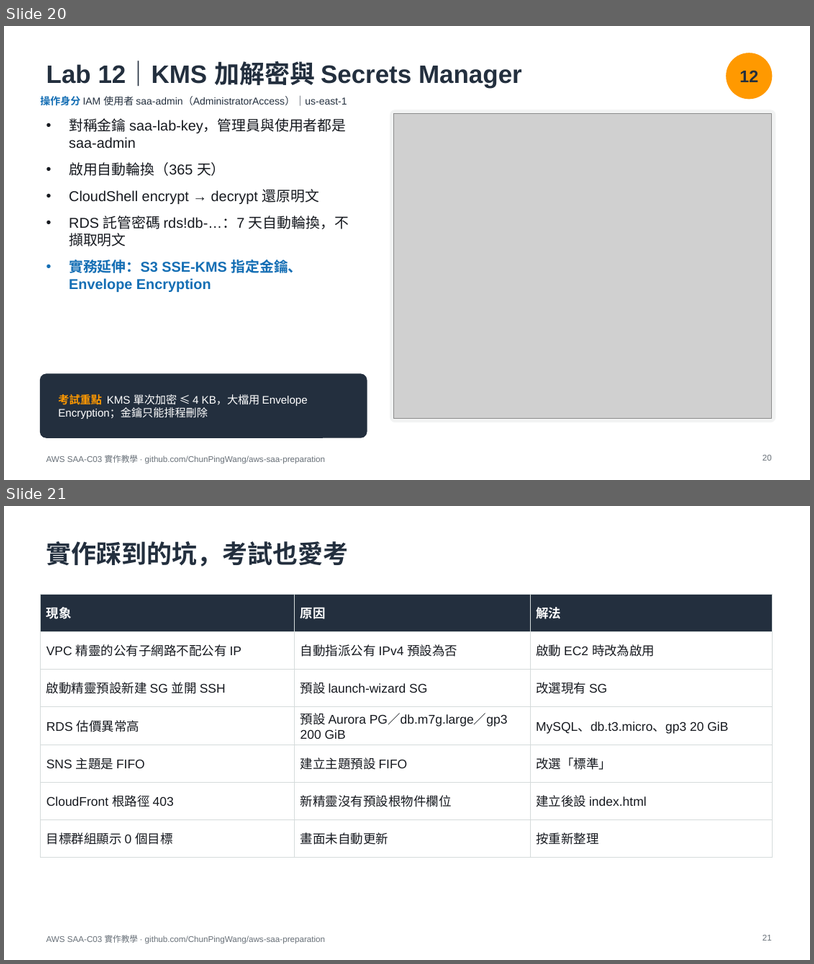
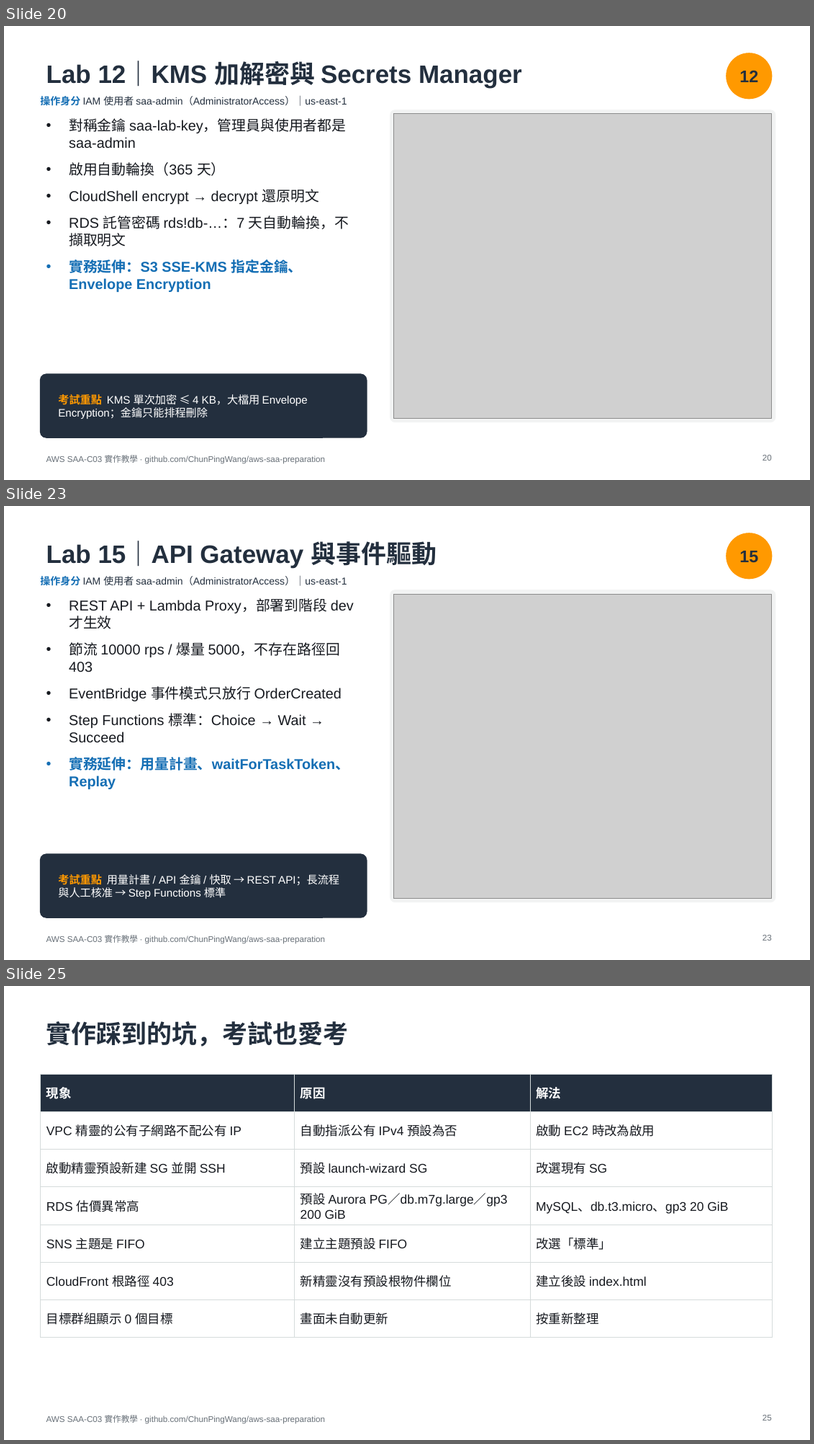
Before and after one commit to ChunPingWang/aws-saa-preparation, a slide deck: slides/aws-saa-c03-hands-on.pptx. Shown one above the other, each under a label of ours: slides 20 and 21 before the commit, slides 20, 23 and 25 after it; the slides between them are not shown. The pictures are 814x964 and 814x1444 pixels, drawn with LibreOffice and Linux fonts; fonts in the diff are those of the drawing; grey boxes stand for pictures. Boxes give left, top, right and bottom in pixels: in the first picture for what was removed or moved away, otherwise in the second. Text is boxed around its words. In the diff, an @@ line names an element or a change of style, - is before the commit and + after.

```diff
--- a/slides/aws-saa-c03-hands-on.pptx
+++ b/slides/aws-saa-c03-hands-on.pptx
@@ slide 23 added at bbox=[4, 506, 810, 960], background #FFFFFF; not listed: 1 template element that a slide beside it also shows @@
@@ title added at bbox=[46, 541, 437, 567], 30 pt, text #232F3E, bold @@
+Lab 15｜API Gateway 與事件驅動
@@ ellipse added at bbox=[727, 533, 772, 579], fill #FF9900, outline #FF9900 1 pt @@
@@ text added at bbox=[740, 551, 759, 563], 20 pt, text #232F3E, bold @@
+15
@@ text added at bbox=[40, 576, 347, 586], 12 pt, text #232F3E @@
+操作身分 IAM 使用者 saa-admin（AdministratorAccess）｜us-east-1
@@ rounded rectangle added at bbox=[391, 590, 776, 901], fill #F2F3F3, outline #F2F3F3 1 pt @@
@@ text added at bbox=[69, 600, 354, 789], 17 pt, text #16191F @@
+• REST API + Lambda Proxy，部署到階段 dev 才生效
+• 節流 10000 rps / 爆量 5000，不存在路徑回 403
+• EventBridge 事件模式只放行 OrderCreated
+• Step Functions 標準：Choice → Wait → Succeed
+• 實務延伸：用量計畫、waitForTaskToken、Replay
@@ picture added at bbox=[394, 594, 772, 898] @@
@@ rounded rectangle added at bbox=[40, 854, 367, 917], fill #232F3E, outline #232F3E 1 pt @@
@@ text added at bbox=[58, 874, 340, 898], 13 pt, text #FFFFFF @@
+考試重點 用量計畫 / API 金鑰 / 快取 → REST API；長流程與人工核准 → Step Functions 標準
@@ page number added at bbox=[763, 934, 772, 940], 10 pt, text #687078 @@
+23
@@ what was slide 21 is now slide 25 @@
@@ page number at bbox=[763, 1414, 772, 1420]: text changed @@
-21
+25
```
Also in this commit, not shown: 4 slides changed, 4 other slides added.
